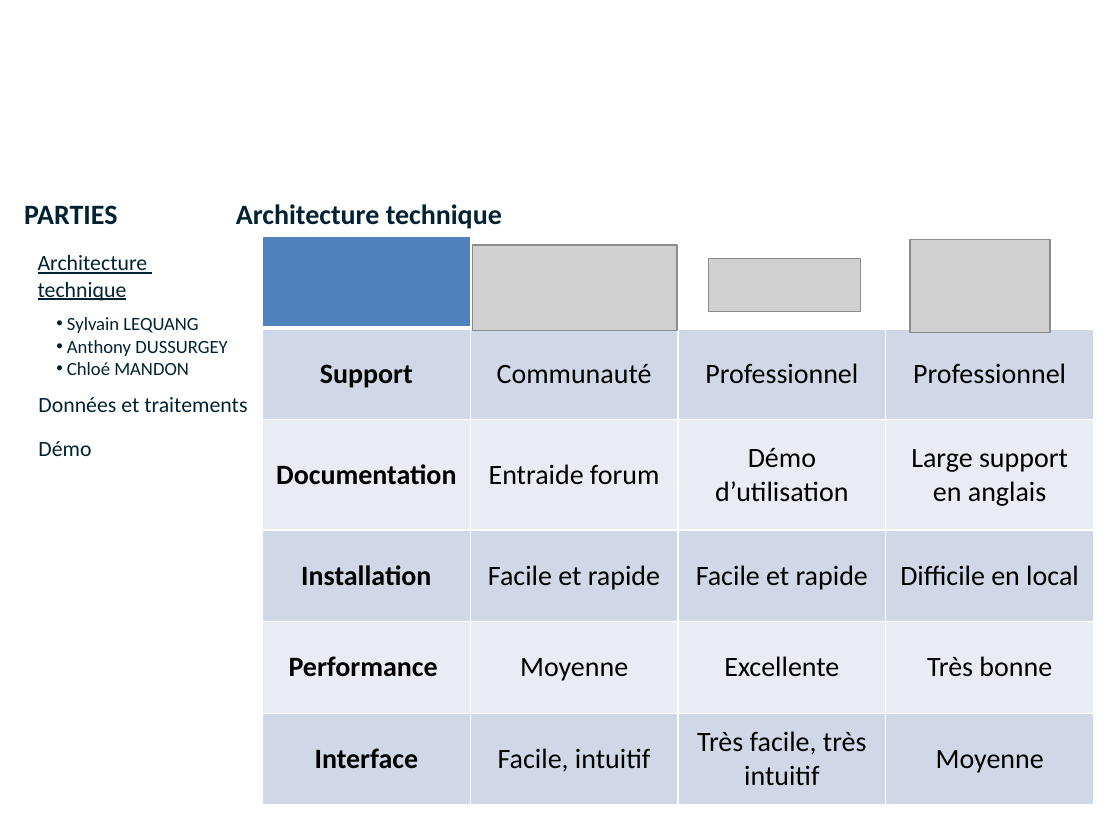
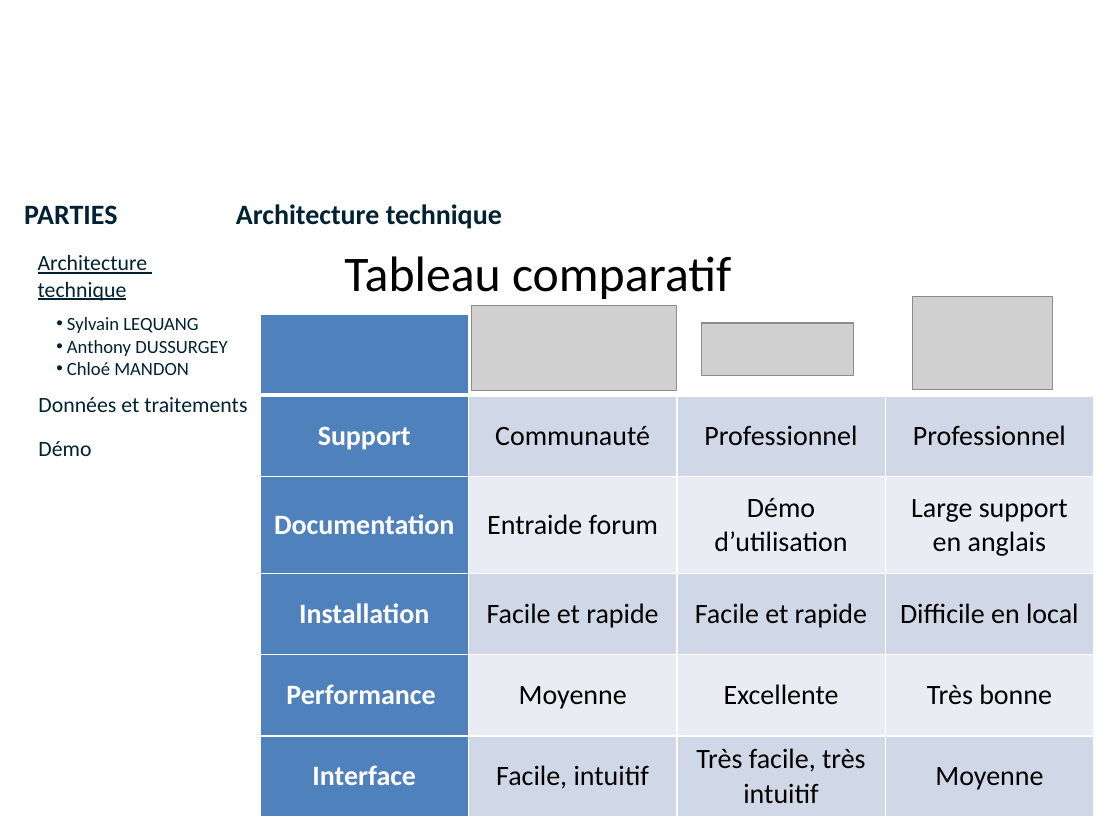
Before and after one commit to lobtec/dartiesgroupe2, a slide deck: slide 12 of PROJET/Soutenance Finale/slides_Architecture_Restitution.pptx. Drawn at 1120x840 pixels with LibreOffice and Linux fonts; fonts in the diff are those of the drawing; grey boxes stand for pictures; background and template pictures are left out. Boxes give left, top, right and bottom in pixels: in the first picture for what was removed or moved away, otherwise in the second. Text is boxed around its words. In the diff, an @@ line names an element or a change of style, - is before the commit and + after.

```diff
--- a/PROJET/Soutenance Finale/slides_Architecture_Restitution.pptx
+++ b/PROJET/Soutenance Finale/slides_Architecture_Restitution.pptx
@@ text added at (x1=344, y1=256, x2=731, y2=299), 32 pt, text #000000 @@
+  Tableau comparatif
@@ picture moved from (x1=911, y1=240, x2=1051, y2=333) to (x1=913, y1=297, x2=1053, y2=390) @@
@@ table at (x1=260, y1=315, x2=1093, y2=818) @@
@@ fill #D0D8E8 to #4F81BD in 3 cells @@
@@ fill #E9EDF4 to #4F81BD in 2 cells @@
@@ text colour #000000 to #FFFFFF in "Support", "Documentation", "Installation", "Performance" and 1 more places @@
@@ table resized from (x1=262, y1=236, x2=1095, y2=805) to (x1=260, y1=315, x2=1093, y2=818) @@
@@ picture moved from (x1=473, y1=245, x2=678, y2=330) to (x1=472, y1=306, x2=676, y2=391) @@
@@ picture moved from (x1=709, y1=259, x2=861, y2=311) to (x1=701, y1=323, x2=853, y2=375) @@
```
Also in this commit, not shown: 1 other slide changed, 1 slide added, 1 slide removed.
